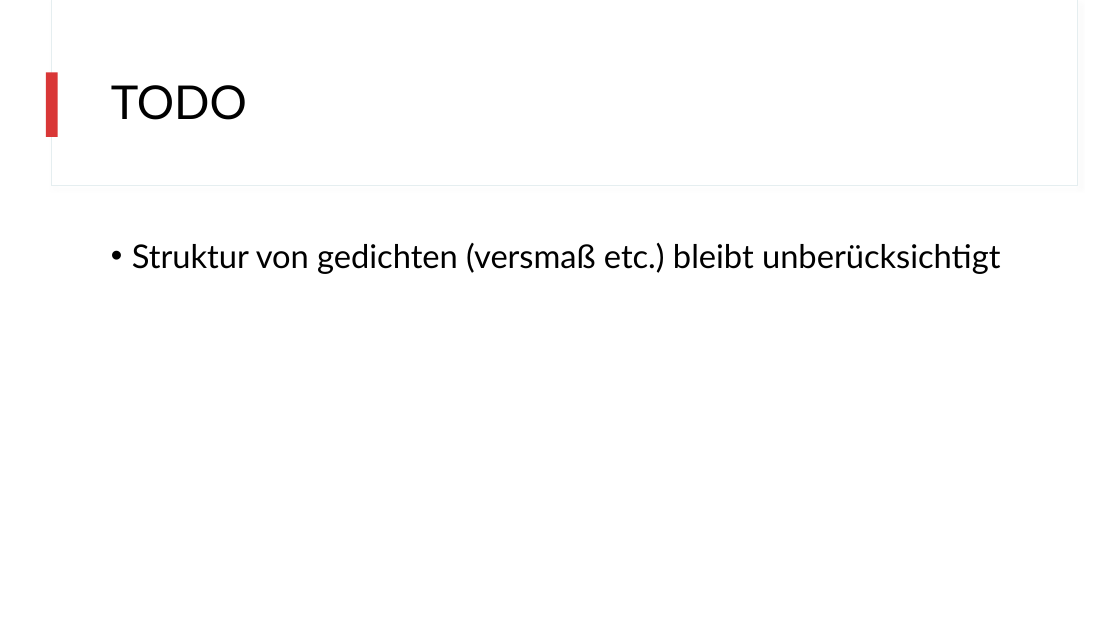
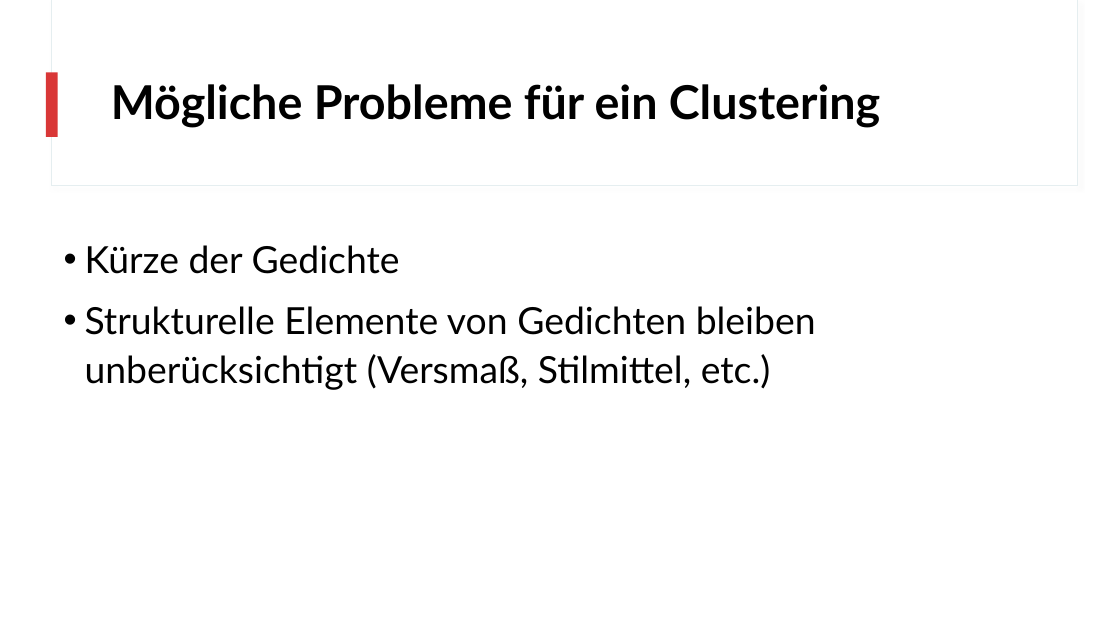
Before and after one commit to realjanpaulus/clusterpoems, a slide deck: slide 50 of presentation/clustering_presentation.pptx (slide 45 before the commit). Drawn at 1120x630 pixels with LibreOffice and Linux fonts; fonts in the diff are those of the drawing. Boxes give left, top, right and bottom in pixels: in the first picture for what was removed or moved away, otherwise in the second. Text is boxed around its words. In the diff, an @@ line names an element or a change of style, - is before the commit and + after.

```diff
--- a/presentation/clustering_presentation.pptx
+++ b/presentation/clustering_presentation.pptx
@@ title at [111,84,880,128]: text changed; bold on @@
-TODO
+Mögliche Probleme für ein Clustering
@@ text at [85,245,816,390]: text changed; size 28 to 32 pt @@
-• Struktur von gedichten (versmaß etc.) bleibt unberücksichtigt
+• Kürze der Gedichte
+• Strukturelle Elemente von Gedichten bleiben unberücksichtigt (Versmaß, Stilmittel, etc.)
```
Also in this commit, not shown: 2 other slides changed, 6 slides added, 1 slide removed, 11 other files.
